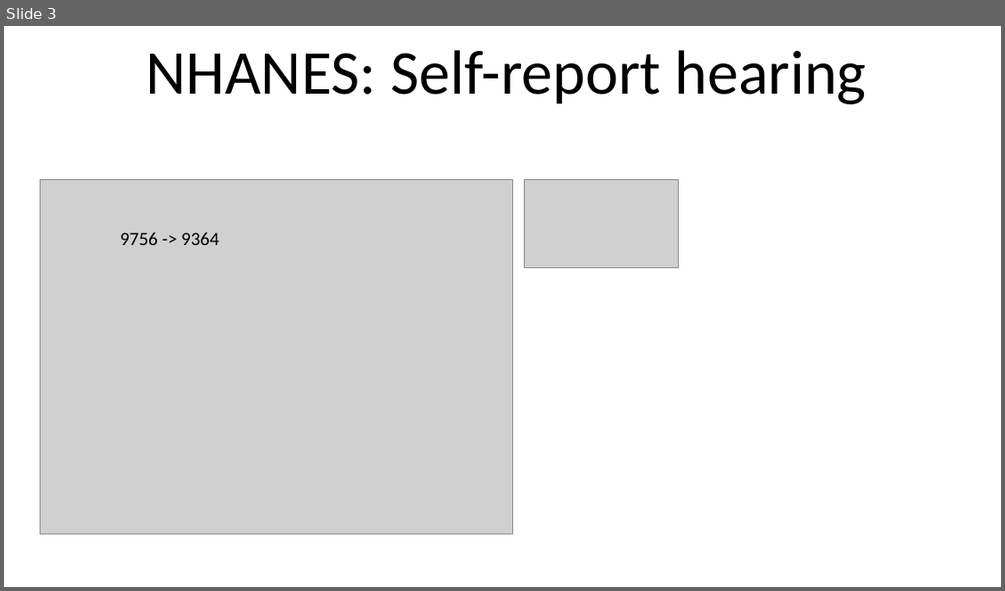
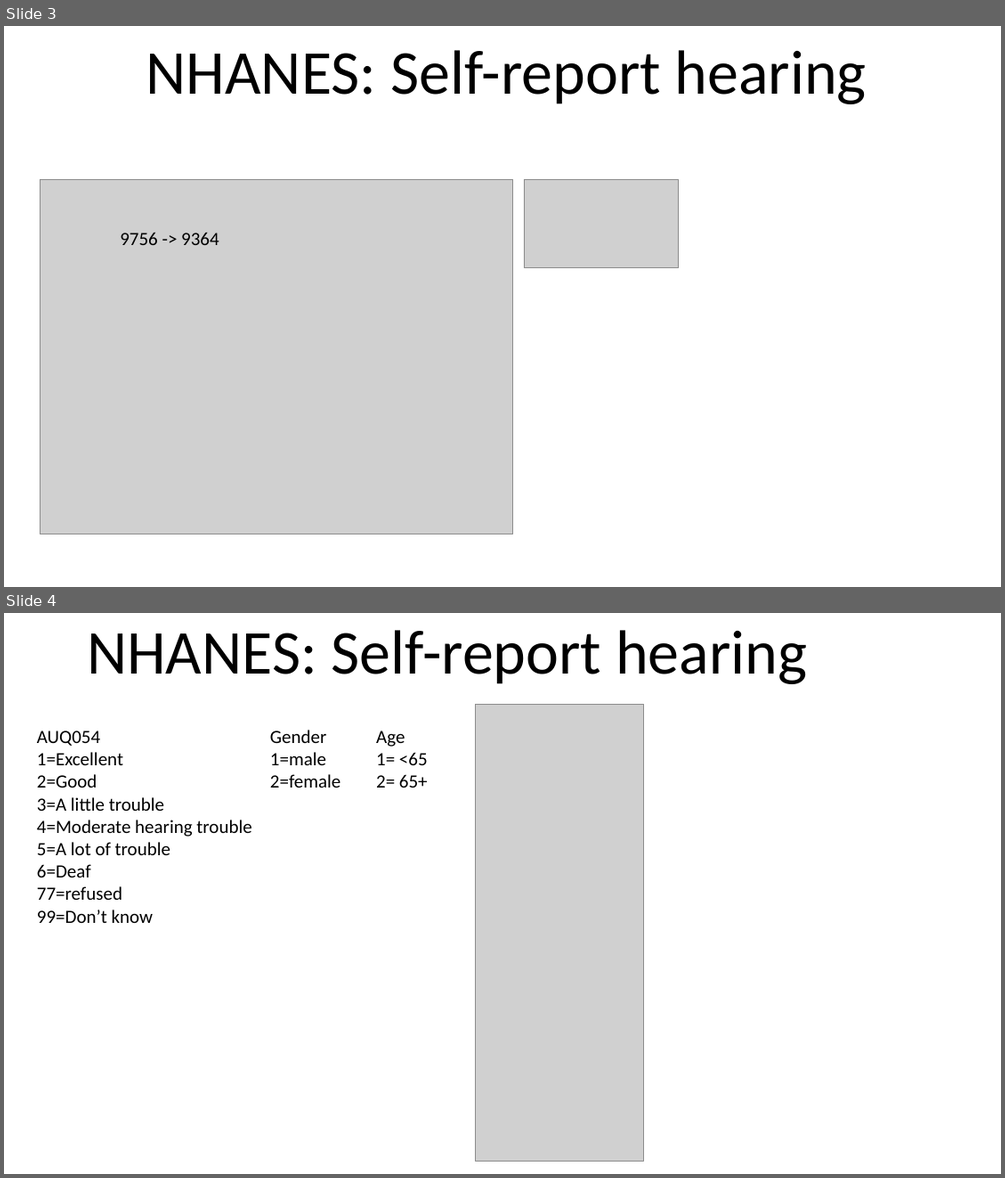
Before and after one commit to mkeomec/eHearing, a slide deck: NHANES Demographics.pptx. Shown one above the other, each under a label of ours: slide 3 before the commit, slides 3 and 4 after it. The pictures are 1005x591 and 1005x1178 pixels, drawn with LibreOffice and Linux fonts; fonts in the diff are those of the drawing; grey boxes stand for pictures. Boxes give left, top, right and bottom in pixels: in the first picture for what was removed or moved away, otherwise in the second. Text is boxed around its words. In the diff, an @@ line names an element or a change of style, - is before the commit and + after.

Commit message:
created NHANES analysis

```diff
--- a/NHANES Demographics.pptx
+++ b/NHANES Demographics.pptx
@@ slide 4 added at (x1=4, y1=613, x2=1001, y2=1174), background #FFFFFF @@
@@ text added at (x1=87, y1=630, x2=807, y2=684), 60 pt, text #000000 @@
+NHANES: Self-report hearing
@@ picture added at (x1=475, y1=705, x2=644, y2=1160) @@
@@ text added at (x1=37, y1=730, x2=251, y2=923), 18 pt, text #000000 @@
+AUQ054
+1=Excellent
+2=Good
+3=A little trouble
+4=Moderate hearing trouble
+5=A lot of trouble
+6=Deaf
+77=refused
+99=Don’t know
@@ text added at (x1=270, y1=730, x2=340, y2=787), 18 pt, text #000000 @@
+Gender
+1=male
+2=female
@@ text added at (x1=376, y1=730, x2=428, y2=787), 18 pt, text #000000 @@
+Age
+1= <65
+2= 65+
```
Also in this commit, not shown: 1 slide removed, 2 other files.
